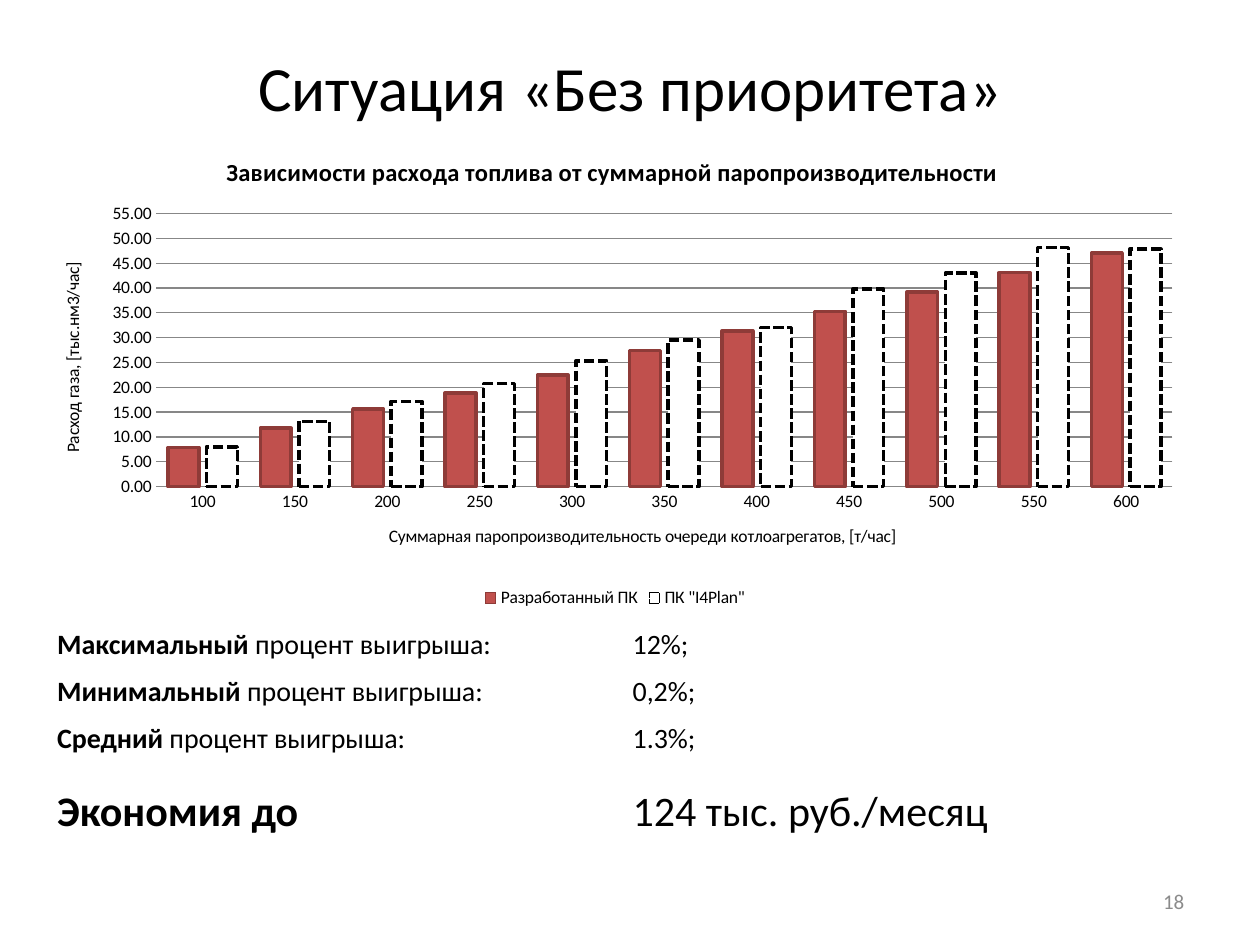
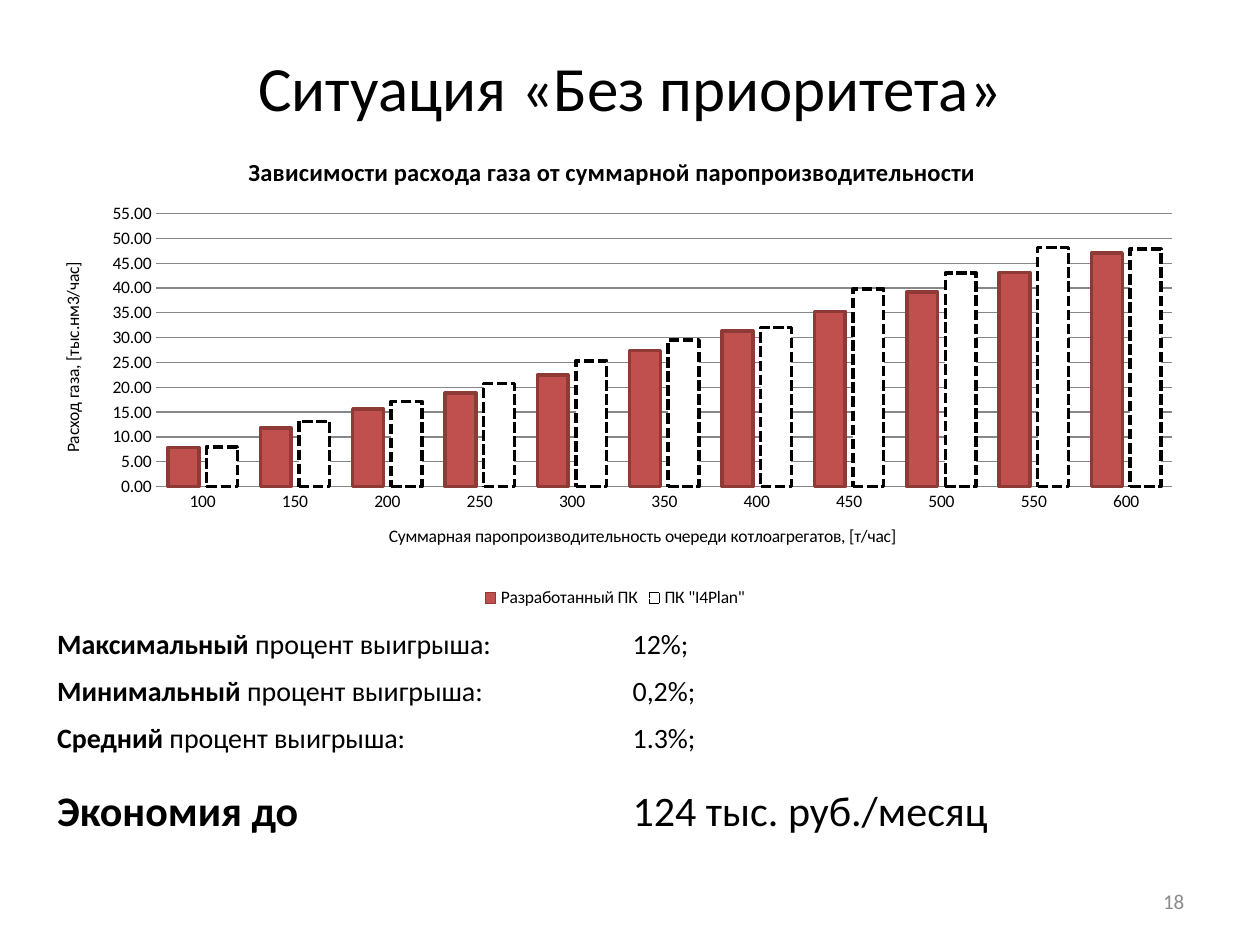
Before and after one commit to arkuzmin/diplom, a slide deck: slide 18 of optimization/4 семестр/РПЗ/Презентация_v2.0.pptx. Drawn at 1260x945 pixels with LibreOffice and Linux fonts; fonts in the diff are those of the drawing. Boxes give left, top, right and bottom in pixels: in the first picture for what was removed or moved away, otherwise in the second. Text is boxed around its words. In the diff, an @@ line names an element or a change of style, - is before the commit and + after.

```diff
--- a/optimization/4 семестр/РПЗ/Презентация_v2.0.pptx
+++ b/optimization/4 семестр/РПЗ/Презентация_v2.0.pptx
@@ column chart at (35, 135, 1196, 612) @@
@@ title "Зависимости расхода топлива от суммарной паропроизводительности " to "Зависимости расхода газа от суммарной паропроизводительности " @@
```
Also in this commit, not shown: 2 other slides changed, 1 other file.
